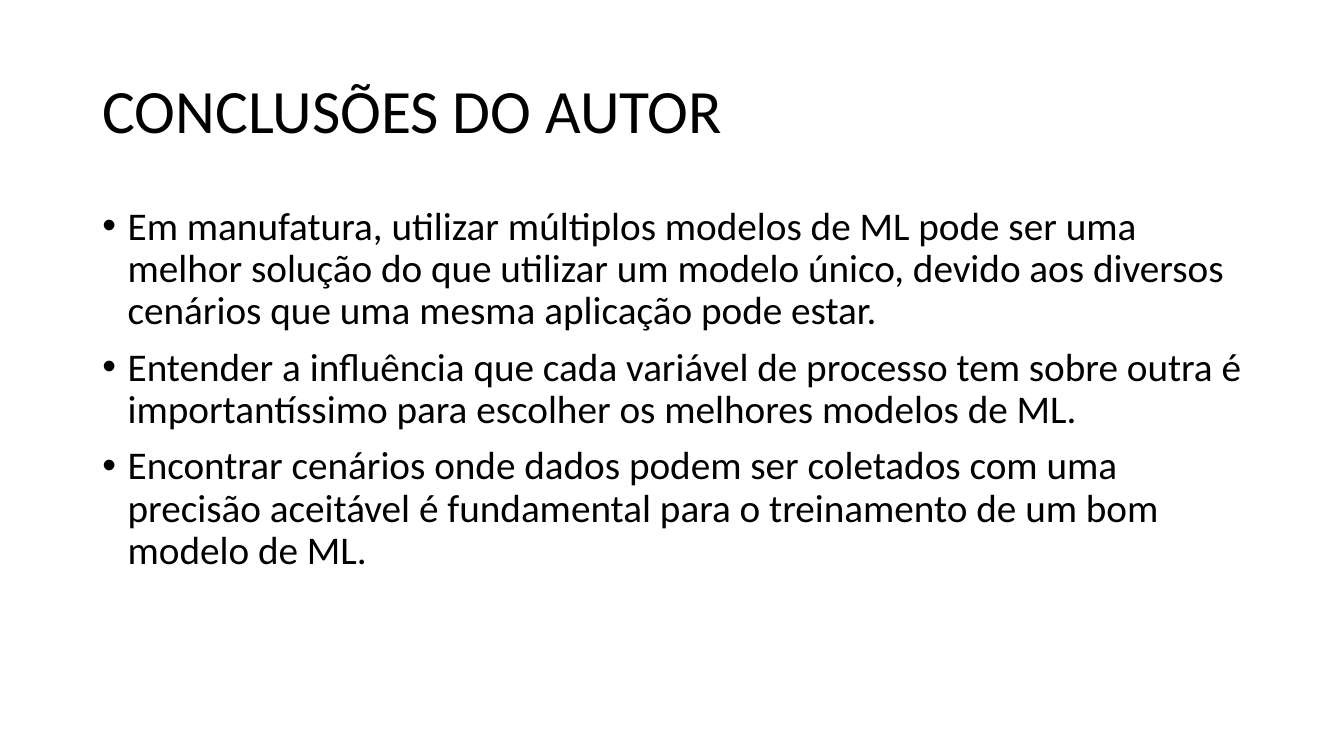
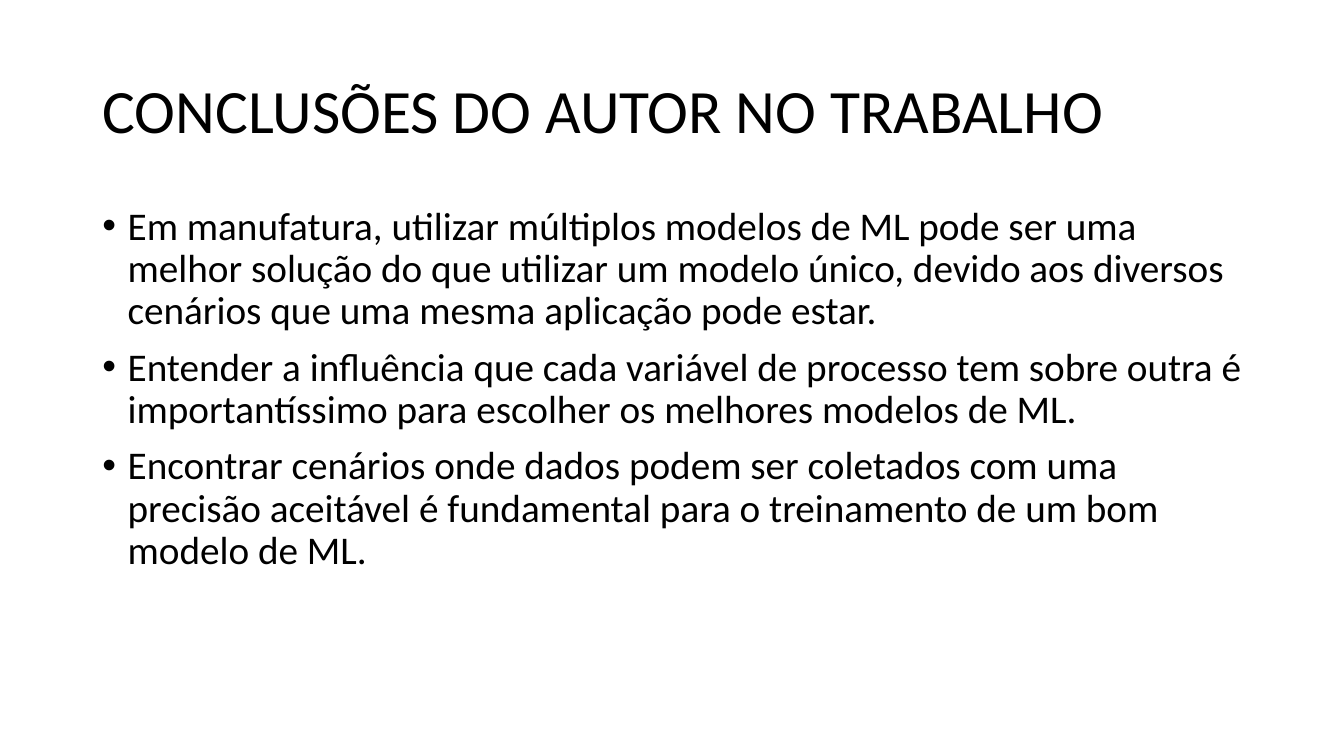
Before and after one commit to JoaoMagPaiva/joaopaiva-857-tp555, a slide deck: slide 15 of Projeto/DC-ML aplicado a predição de variáveis de manufatura.pptx (slide 20 before the commit). Drawn at 1344x756 pixels with LibreOffice and Linux fonts; fonts in the diff are those of the drawing. Boxes give left, top, right and bottom in pixels: in the first picture for what was removed or moved away, otherwise in the second. Text is boxed around its words. In the diff, an @@ line names an element or a change of style, - is before the commit and + after.

```diff
--- a/Projeto/DC-ML aplicado a predição de variáveis de manufatura.pptx
+++ b/Projeto/DC-ML aplicado a predição de variáveis de manufatura.pptx
@@ title at [102,84,1103,134]: text changed @@
-CONCLUSÕES DO AUTOR
+CONCLUSÕES DO AUTOR NO TRABALHO
```
Also in this commit, not shown: 4 other slides changed, 5 slides removed.
